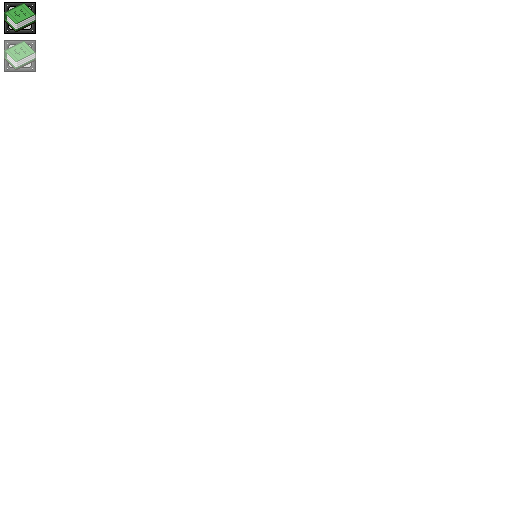
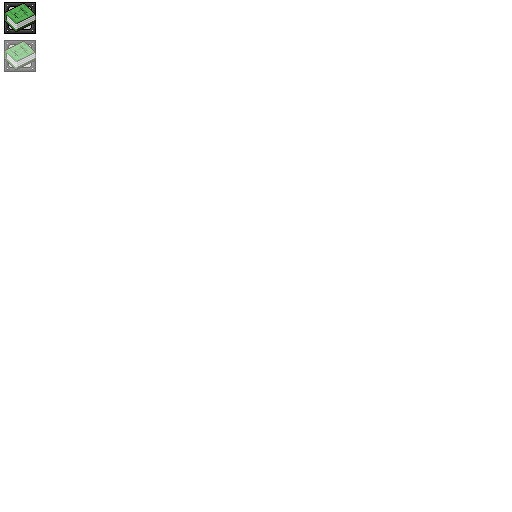
Layer changes from the first 512 × 512 image to the second:
painted on "knowledge_book" (1st of 2, in "Recipe Book" › "Normal") over [4, 3, 36, 31]
painted on "knowledge_book" (2nd of 2, in "Recipe Book" › "Hover") over [4, 41, 36, 69]
